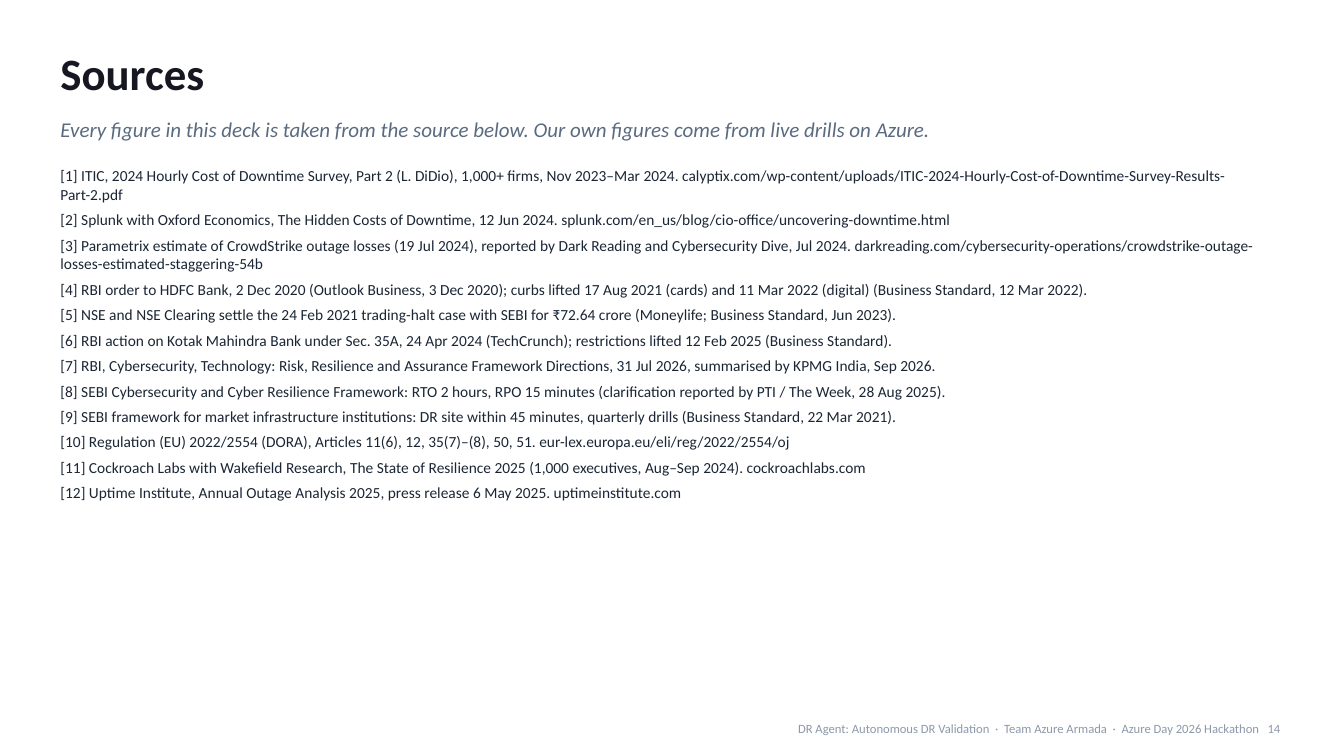
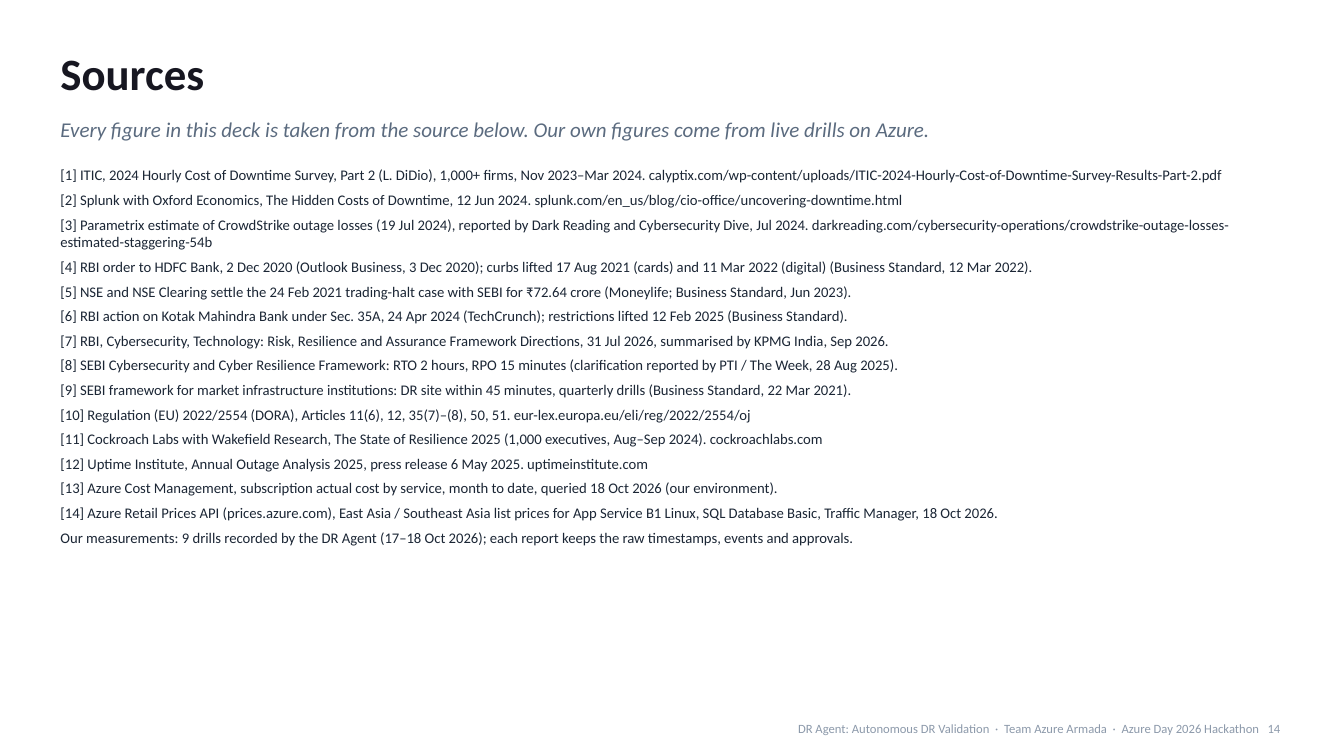
Before and after one commit to kishalr-virtusa/Azure-Armada, a slide deck: slide 14 of docs/deck/DR-Agent-Azure-Day-2026.pptx. Drawn at 1344x756 pixels with LibreOffice and Linux fonts; fonts in the diff are those of the drawing. Boxes give left, top, right and bottom in pixels: in the first picture for what was removed or moved away, otherwise in the second. Text is boxed around its words. In the diff, an @@ line names an element or a change of style, - is before the commit and + after.

```diff
--- a/docs/deck/DR-Agent-Azure-Day-2026.pptx
+++ b/docs/deck/DR-Agent-Azure-Day-2026.pptx
@@ text at (60,169,1229,472): size 11 to 10.5 pt in "[1] ITIC, 2024 Hourly Cost of Downtime ...", "[2] Splunk with Oxford Economics, The Hidden ...", "[3] Parametrix estimate of CrowdStrike outage losses ...", "[4] RBI order to HDFC Bank, 2 ..." and 8 more places @@
@@ text at (60,482,997,546): paragraphs added @@
+[13] Azure Cost Management, subscription actual cost by service, month to date, queried 18 Oct 2026 (our environment).
+[14] Azure Retail Prices API (prices.azure.com), East Asia / Southeast Asia list prices for App Service B1 Linux, SQL Database Basic, Traffic Manager, 18 Oct 2026.
+Our measurements: 9 drills recorded by the DR Agent (17–18 Oct 2026); each report keeps the raw timestamps, events and approvals.
```
Also in this commit, not shown: 2 other slides changed, 7 slides added, 7 slides removed, 3 other files.
